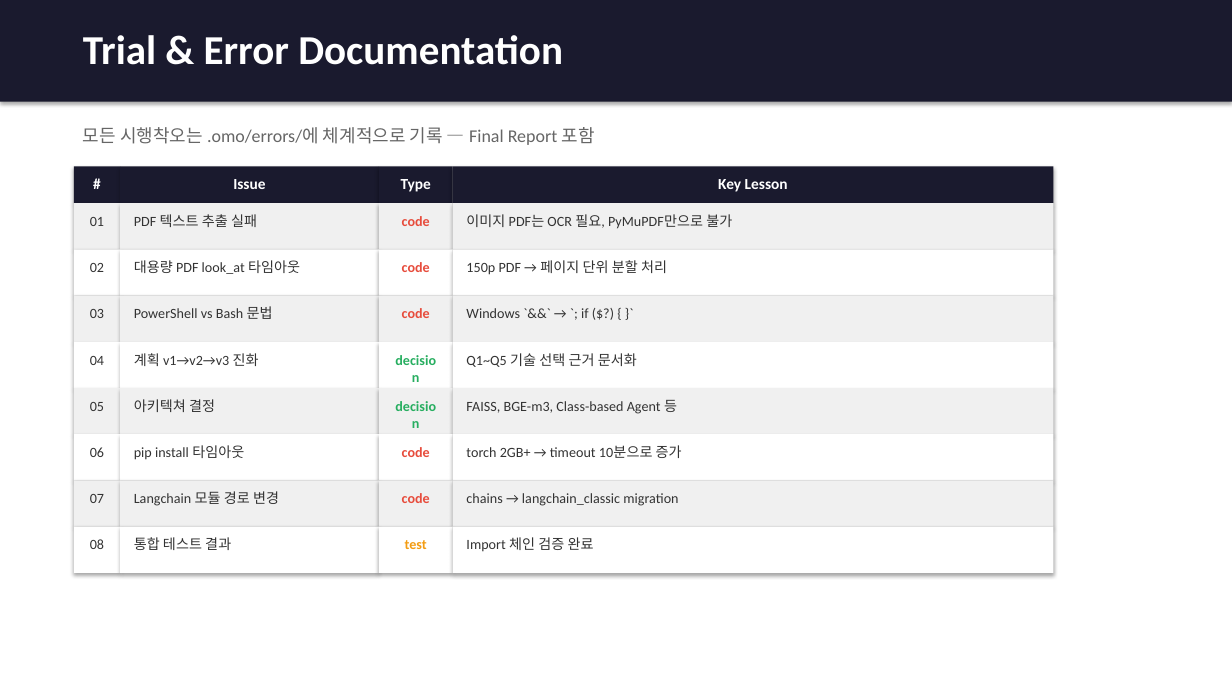
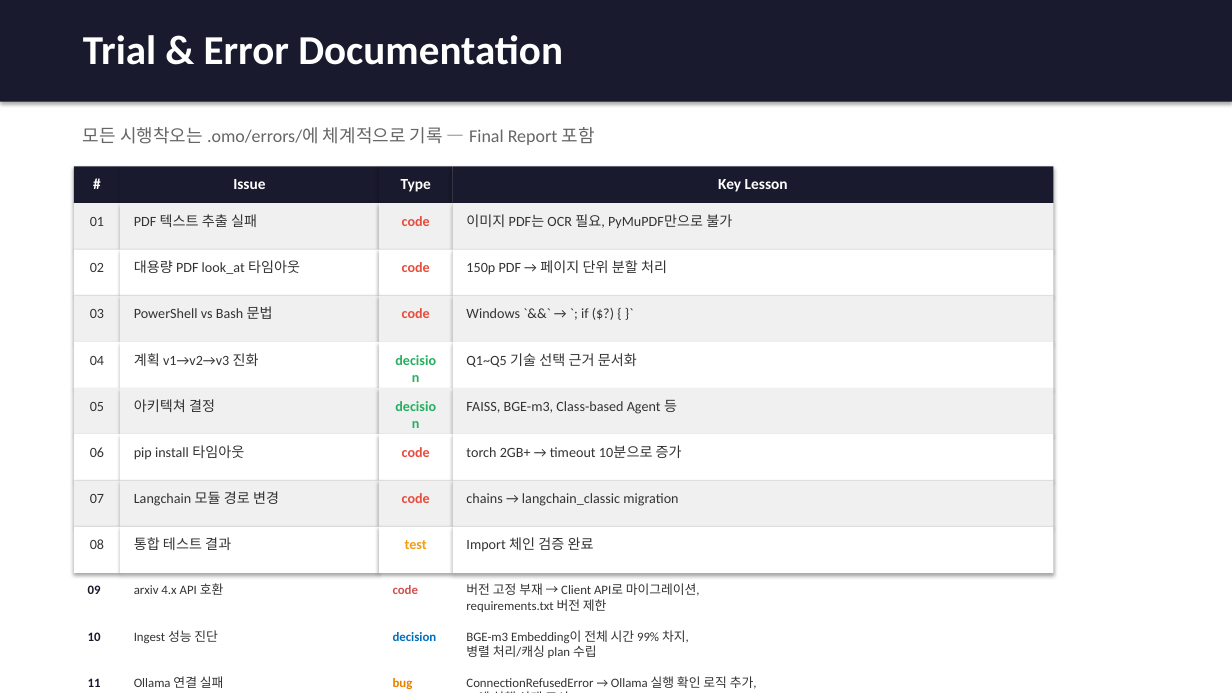
Before and after one commit to jiho7879-kim/GenAI, a slide deck: slide 9 of Research_Agent_Final_Presentation.pptx. Drawn at 1232x693 pixels with LibreOffice and Linux fonts; fonts in the diff are those of the drawing. Boxes give left, top, right and bottom in pixels: in the first picture for what was removed or moved away, otherwise in the second. Text is boxed around its words. In the diff, an @@ line names an element or a change of style, - is before the commit and + after.

Commit message:
docs: update presentation with post-MVP features, trial-and-error entries #09-#16, and design decisions Q7-Q10
Slides updated: Key Features (layout-aware ingest, batch, title, LLM intent), Agent Pipeline (Supervisor v1->v2, RAG Phase 0-5), Design Decisions (Q7-Q10), Trial & Error (#09-#16)

Ultraworked with Sisyphus

```diff
--- a/Research_Agent_Final_Presentation.pptx
+++ b/Research_Agent_Final_Presentation.pptx
@@ text added at [88,585,101,594], 10 pt, text #1A1A2E, bold @@
+09
@@ text added at [134,583,224,595], 10 pt, text #333333 @@
+arxiv 4.x API 호환
@@ text added at [393,585,418,594], 10 pt, text #D05050, bold @@
+code
@@ text added at [466,583,700,612], 10 pt, text #333333 @@
+버전 고정 부재 → Client API로 마이그레이션,
+requirements.txt 버전 제한
@@ text added at [88,632,101,641], 10 pt, text #1A1A2E, bold @@
+10
@@ text added at [134,630,218,643], 10 pt, text #333333 @@
+Ingest 성능 진단
@@ text added at [393,632,437,641], 10 pt, text #0070C0, bold @@
+decision
@@ text added at [466,630,689,658], 10 pt, text #333333 @@
+BGE-m3 Embedding이 전체 시간 99% 차지,
+병렬 처리/캐싱 plan 수립
@@ text added at [88,678,101,687], 10 pt, text #1A1A2E, bold @@
+11
@@ text added at [134,676,224,688], 10 pt, text #333333 @@
+Ollama 연결 실패
@@ text added at [393,678,413,689], 10 pt, text #E88000, bold @@
+bug
@@ text added at [466,676,757,689], 10 pt, text #333333 @@
+ConnectionRefusedError → Ollama 실행 확인 로직 추가,
+UI에 실행 상태 표시
```
Also in this commit, not shown: 3 other slides changed.
